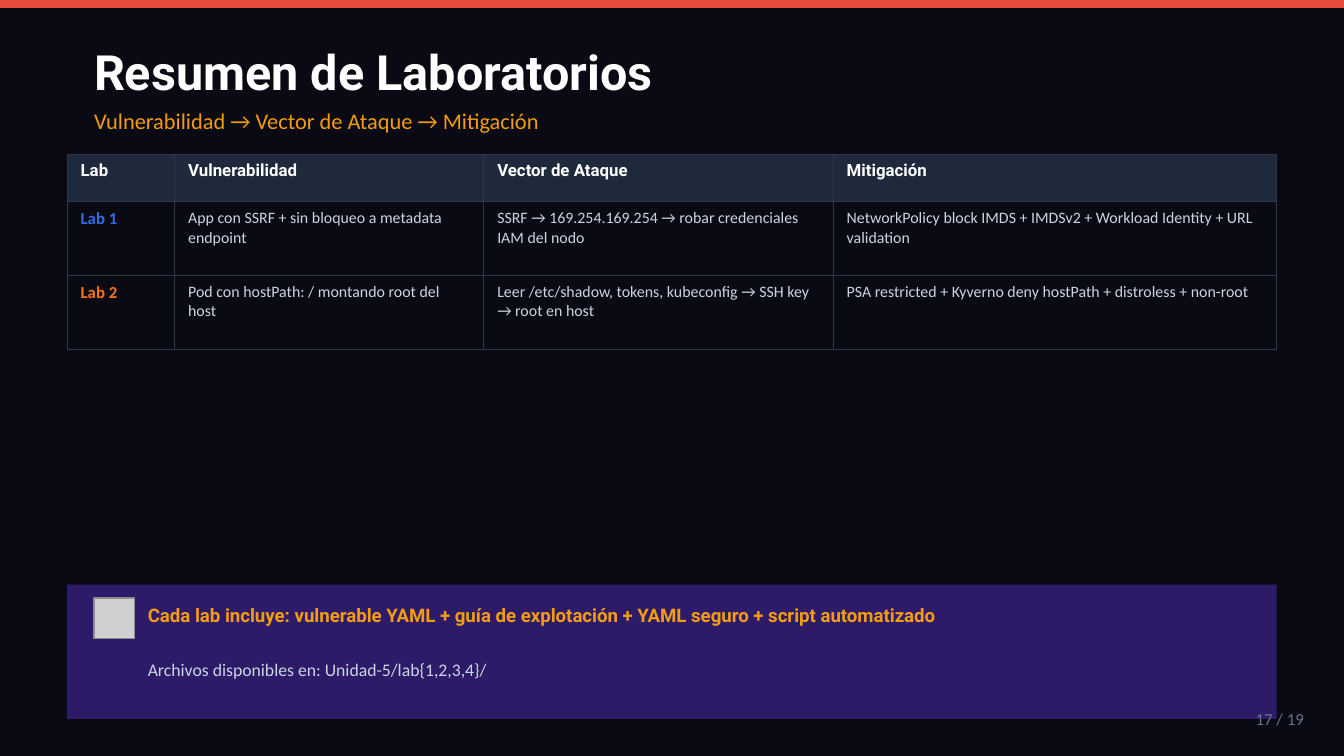
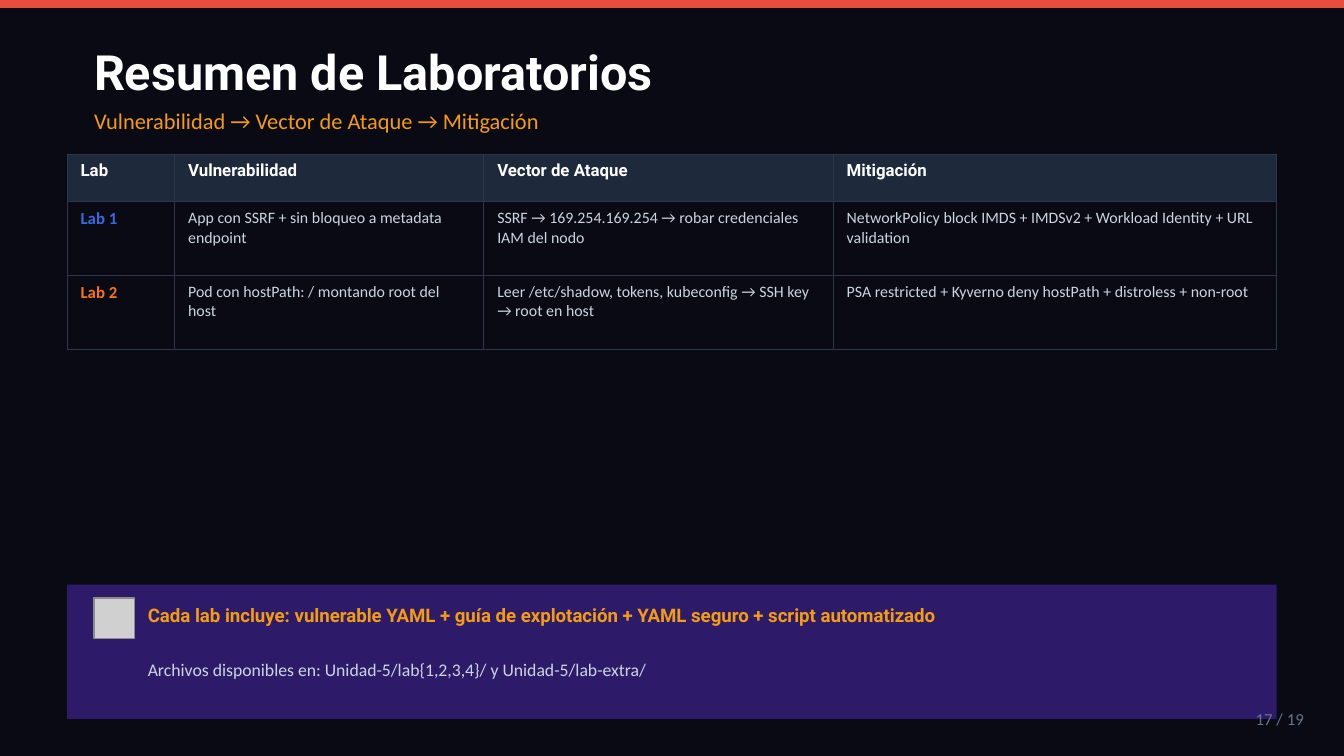
Before and after one commit to rego680/Workshop_Kubernetes_BCO_, a slide deck: slide 17 of Unidad-5/Unidad5.pptx. Drawn at 1344x756 pixels with LibreOffice and Linux fonts; fonts in the diff are those of the drawing; grey boxes stand for pictures. Boxes give left, top, right and bottom in pixels: in the first picture for what was removed or moved away, otherwise in the second. Text is boxed around its words. In the diff, an @@ line names an element or a change of style, - is before the commit and + after.

```diff
--- a/Unidad-5/Unidad5.pptx
+++ b/Unidad-5/Unidad5.pptx
@@ text at <box>148,663,646,679</box>: text changed @@
-Archivos disponibles en: Unidad-5/lab{1,2,3,4}/
+Archivos disponibles en: Unidad-5/lab{1,2,3,4}/ y Unidad-5/lab-extra/
```
Also in this commit, not shown: 10 other slides changed, 5 other files.
